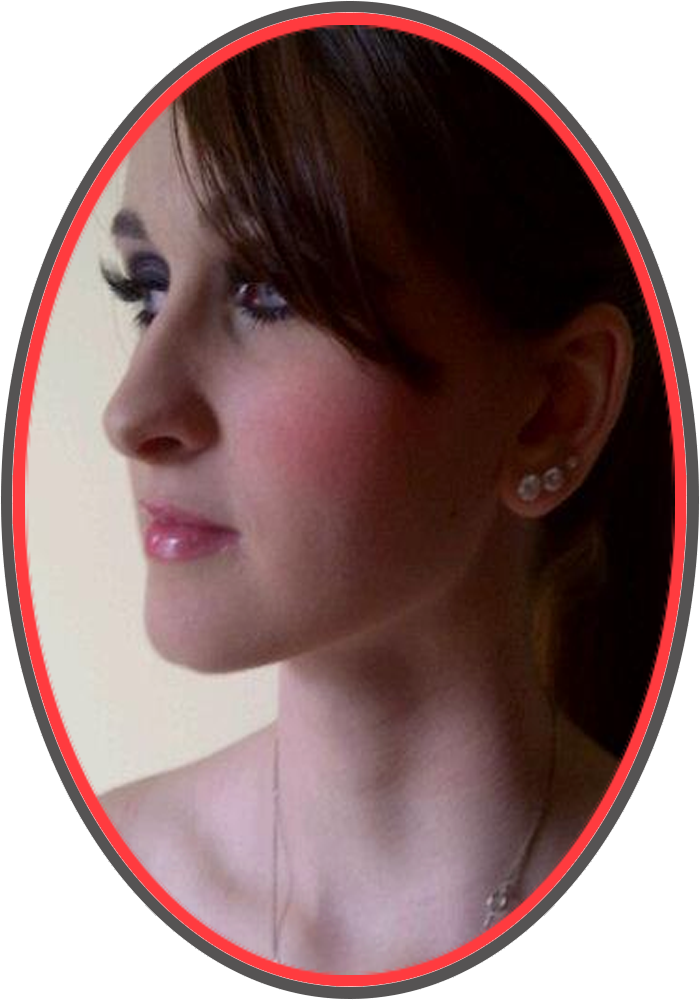
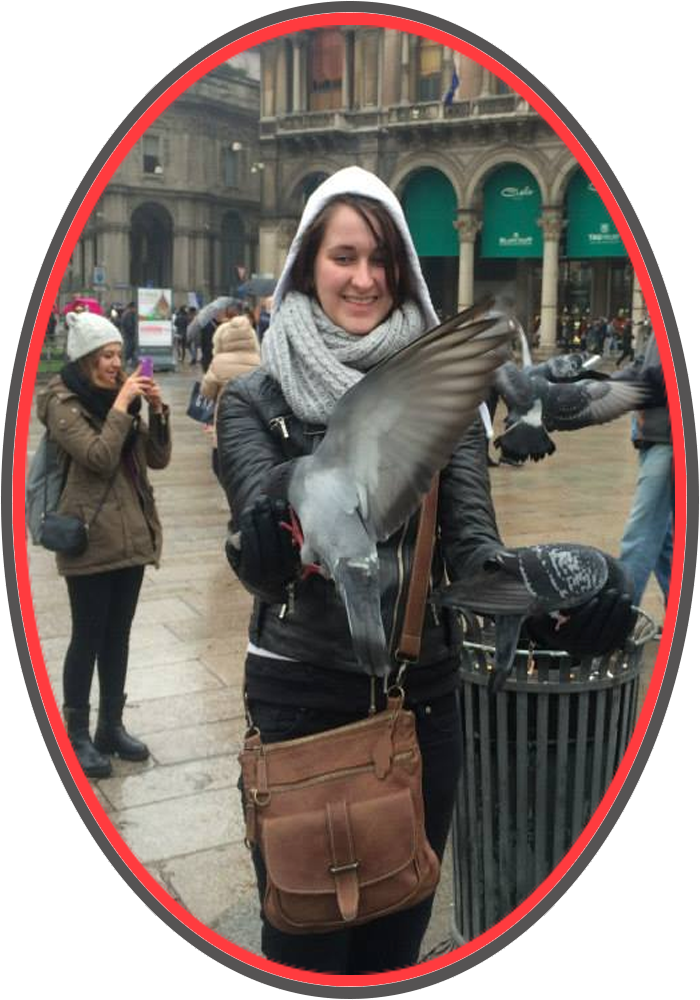
Two versions of the same layered image (700×1000). Layer-by-layer changes:
renamed "Layer 1" to "Layer 3", painted on it over left=25, top=25, right=675, bottom=975
